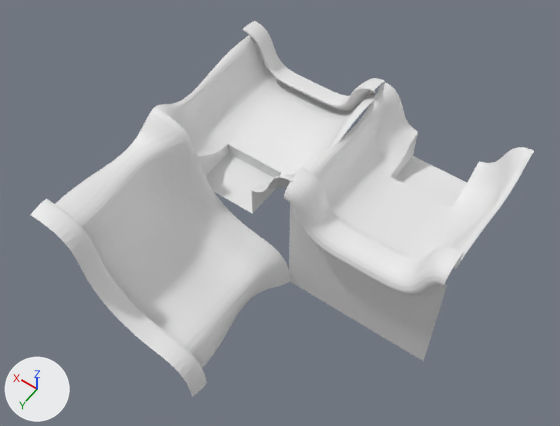
An edit to the OBJ model data/bmc/bmc_tiles/t_050.obj, drawn before and after from the same camera.
Before and after are seen from a 50 mm camera at (-0.781, 1.149, 1.635) aimed at (0.051, -0.017, -0.196). The axes (+X, +Y, +Z) are drawn at lower left. The lights are the same throughout. Where no turn or scale is listed for an object, it has been applied to the vertices.

The scene before the commit, as lines of its bpy script (objects in view):
```python
me_t_050 = bpy.data.meshes.new('t_050')
me_t_050.from_pydata(...)  # 10018 vertices, 19423 faces; spans x -0.496..0.5, y -0.5..0.5, z -0.504..0.008
ob_t_050 = bpy.data.objects.new('t_050', me_t_050)
ob_t_050.location = (0.0, 0.0, 0.0)
```
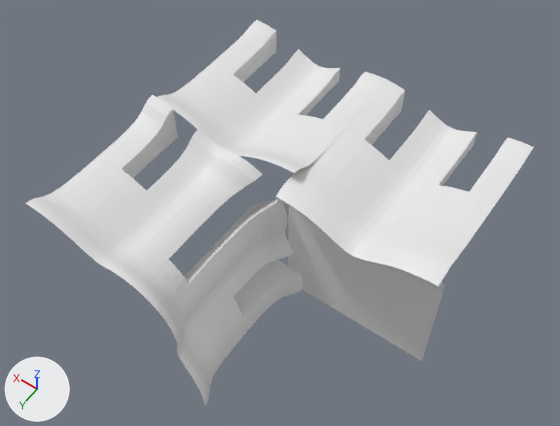
Where the change shows, as pixel boxes (x1, y1, x2, y2) in the pictures (560 x 426 px):
't_050', reshaped
    before: (30, 21, 534, 397)
    after: (26, 20, 534, 406)
part 1 of me_t_050, rebuilt (22% narrower, 17% shorter)
    before: (30, 21, 384, 397)
    after: (26, 95, 303, 406)
part 2 of me_t_050, added
    after: (157, 20, 387, 173)
part 3 of me_t_050, cut back
    before: (284, 82, 534, 361)
    after: (276, 78, 534, 361)

The change, as a list of edits to the scene's bpy script:
```text
Change me_t_050:
    used by ob_t_050; location = (0.0, 0.0, 0.0)
    remove me_t_050.from_pydata(...)  # 10018 vertices, 19423 faces; spans x -0.496..0.5, y -0.5..0.5, z -0.504..0.008
    add me_t_050.from_pydata(...)  # 2179 vertices, 4016 faces; spans x -0.491..0.5, y -0.5..0.5, z -0.509..0.051
    me_t_050 part 1: the loose piece of 5836 vertices spanning x -0.008..0.5, y -0.5..0.5, z -0.5..0.008 is rebuilt with 915 vertices and now spans x -0.051..0.5, y 0.0..0.5, z -0.5..0.051
    me_t_050 part 2: a new loose piece of 601 vertices spanning x -0.009..0.491, y -0.5..0.0, z -0.088..0.041
    me_t_050 part 3: 4181 vertices removed from x -0.496..0.004, y -0.5..0.031, z -0.504..0.004; 662 vertices added at x -0.491..0.009, y -0.5..0.062, z -0.509..0.009
```
